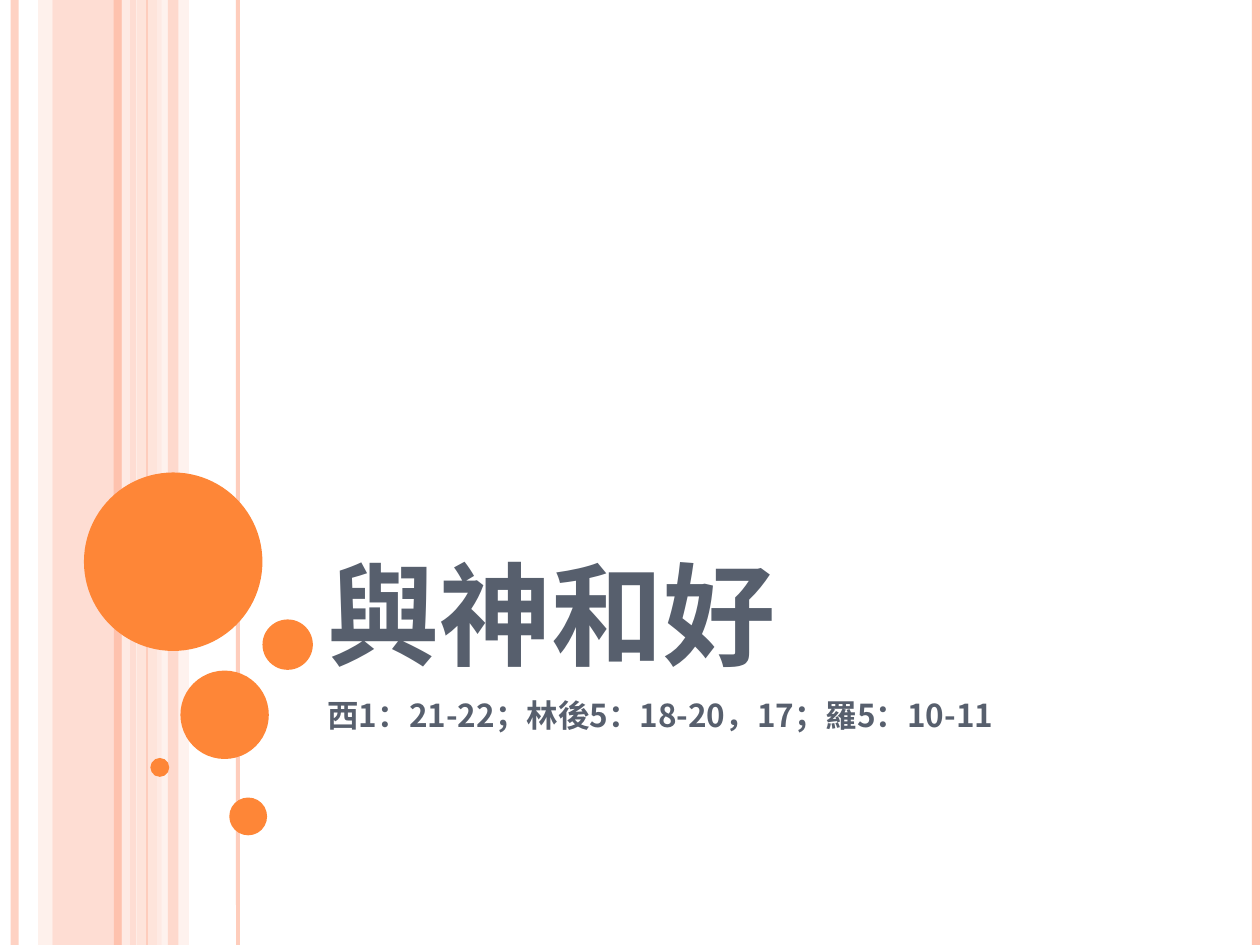
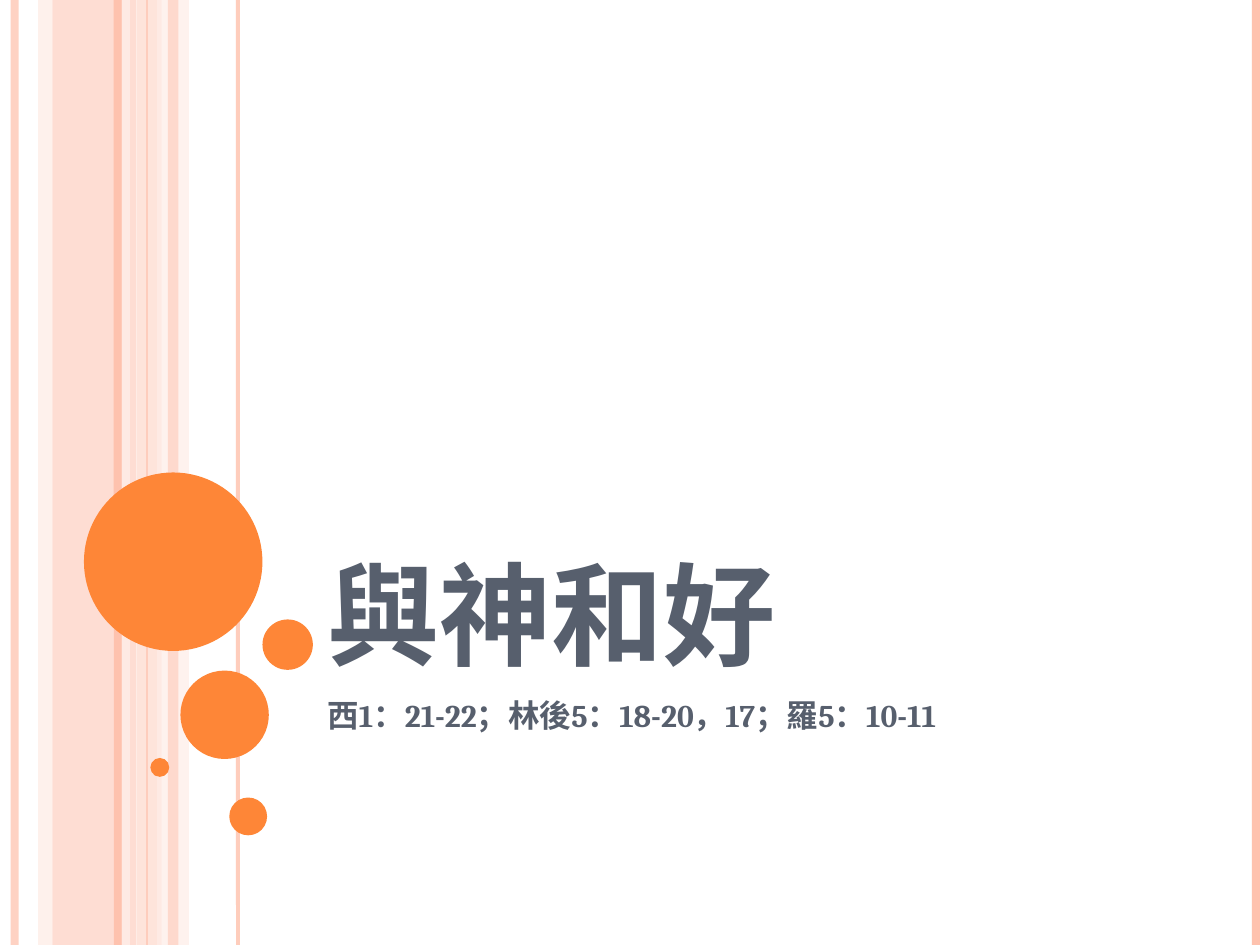
Before and after one commit to batisuoc/worship-resources, a slide deck: slide 1 of 23與神和好.pptx. Drawn at 1260x945 pixels with LibreOffice and Linux fonts; fonts in the diff are those of the drawing. Boxes give left, top, right and bottom in pixels: in the first picture for what was removed or moved away, otherwise in the second. Text is boxed around its words. In the diff, an @@ line names an element or a change of style, - is before the commit and + after.

```diff
--- a/23與神和好.pptx
+++ b/23與神和好.pptx
@@ subtitle "西1：21-22；林後5：18-20，17；羅5：10-11" at <box>327,700,936,733</box>: font Noto Sans CJK SC to Cambria @@
```
Also in this commit, not shown: 5 other slides changed, 8 other files.
